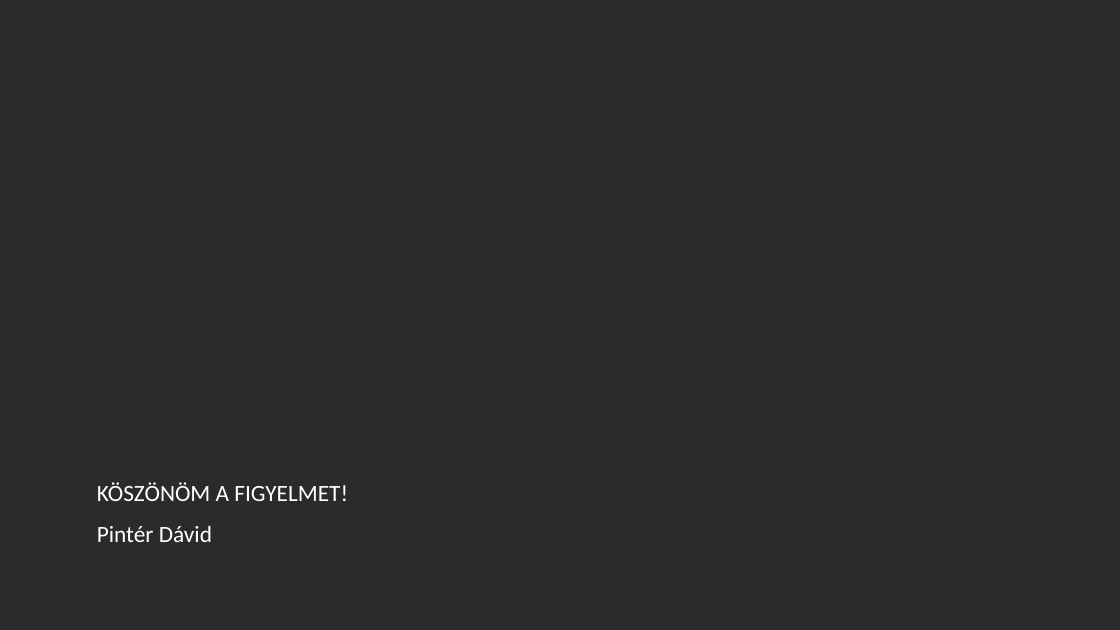
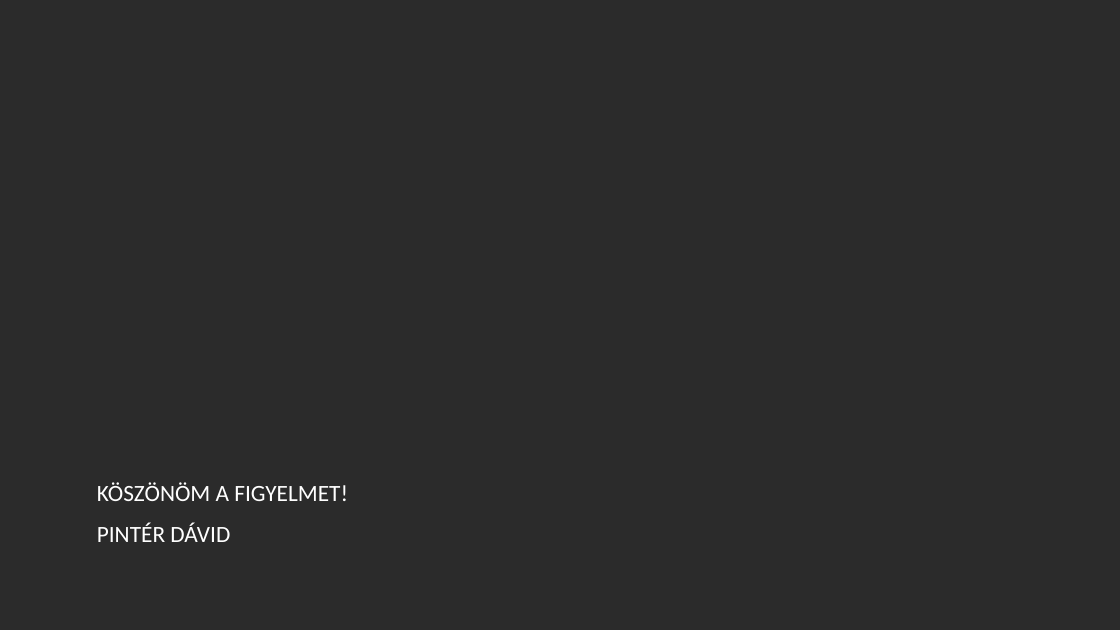
Before and after one commit to schonherz-java-ee-2016-q4/project, a slide deck: slide 7 of presentation/Helpdesk/Pintér Dávid/david_pinter_presentation.pptx. Drawn at 1120x630 pixels with LibreOffice and Linux fonts; fonts in the diff are those of the drawing; background and template pictures are left out; a plain dark background stands for a picture behind light text. Boxes give left, top, right and bottom in pixels: in the first picture for what was removed or moved away, otherwise in the second. Text is boxed around its words. In the diff, an @@ line names an element or a change of style, - is before the commit and + after.

```diff
--- a/presentation/Helpdesk/Pintér Dávid/david_pinter_presentation.pptx
+++ b/presentation/Helpdesk/Pintér Dávid/david_pinter_presentation.pptx
@@ text at (97,522,230,542): text changed @@
-Pintér Dávid
+PINTÉR DÁVID
```
